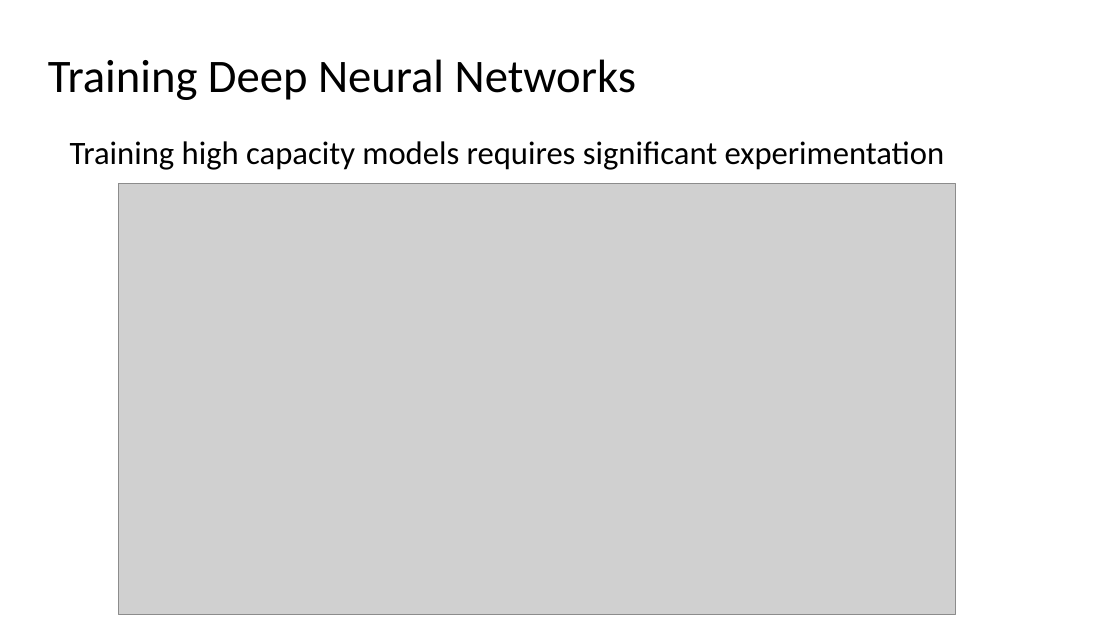
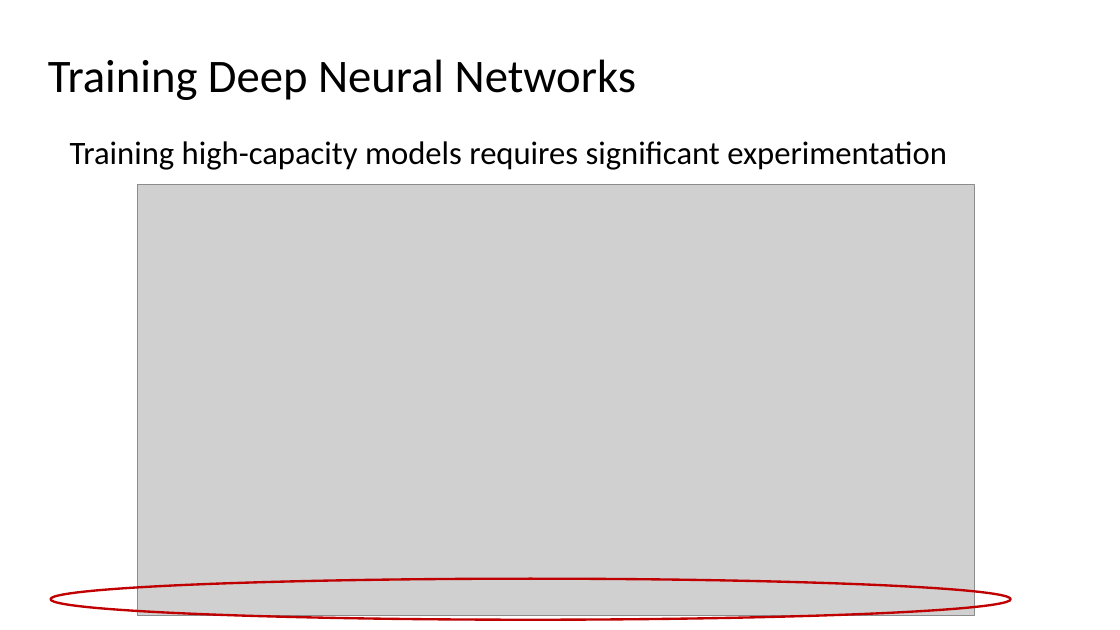
Before and after one commit to StephenElston/CSCI-E25, a slide deck: slide 61 of Slides/5_BuildingBlocksOfDeepLearning.pptx. Drawn at 1120x630 pixels with LibreOffice and Linux fonts; fonts in the diff are those of the drawing; grey boxes stand for pictures. Boxes give left, top, right and bottom in pixels: in the first picture for what was removed or moved away, otherwise in the second. Text is boxed around its words. In the diff, an @@ line names an element or a change of style, - is before the commit and + after.

```diff
--- a/Slides/5_BuildingBlocksOfDeepLearning.pptx
+++ b/Slides/5_BuildingBlocksOfDeepLearning.pptx
@@ text at (70,141,947,170): text changed @@
-Training high capacity models requires significant experimentation
+Training high-capacity models requires significant experimentation
@@ picture: place and size @@
-picture at (118,184,955,615)
+picture at (137,185,974,616)
@@ ellipse added at (50,579,1011,620), outline #C00000 2 pt @@
```
Also in this commit, not shown: 22 other slides changed.
